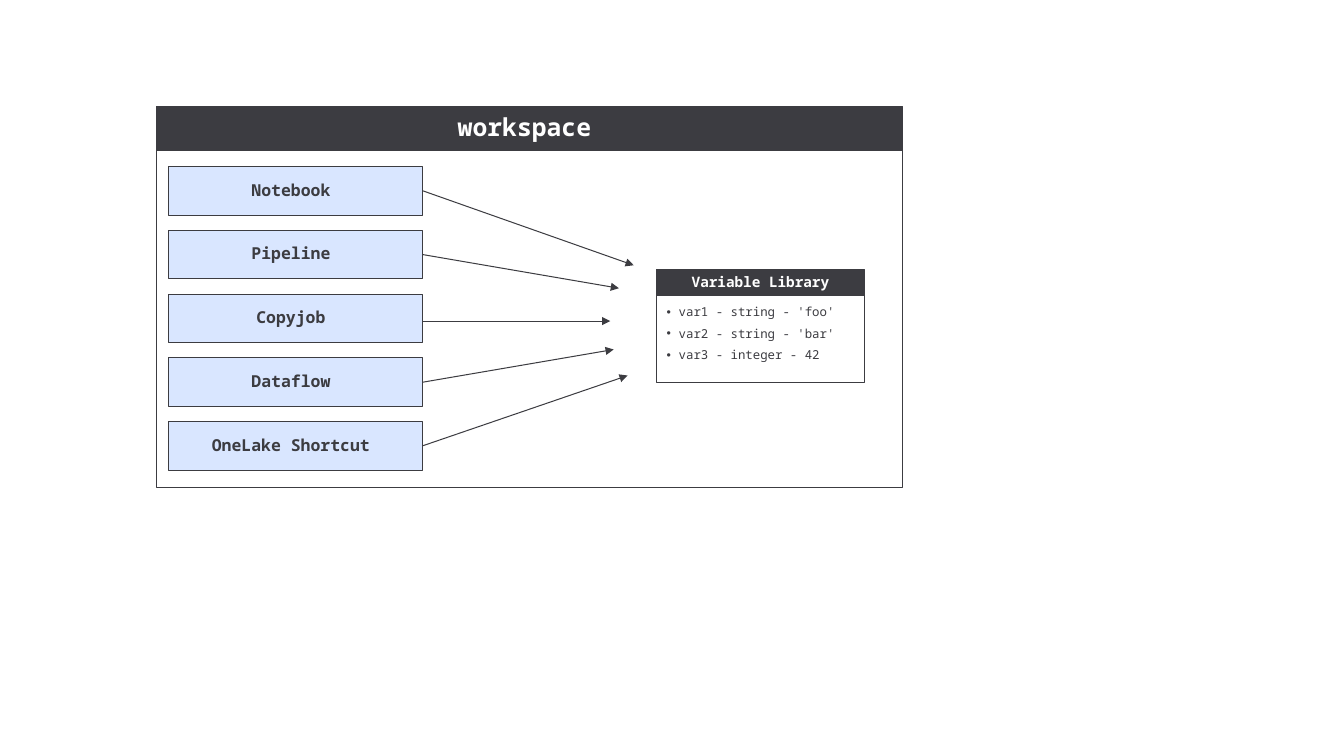
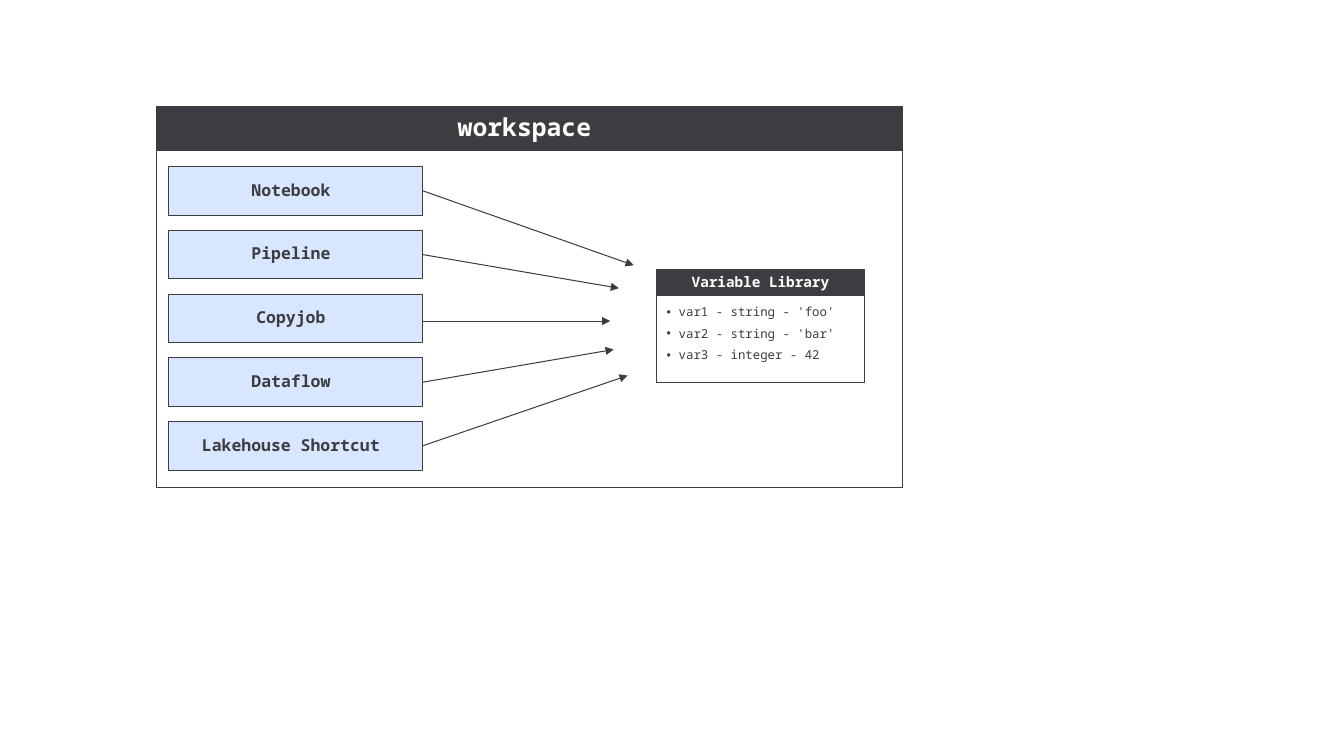
Before and after one commit to FabricDevCamp/fabric-cicd-whitepaper, a slide deck: slide 21 of pptx/Part 1 - Overview of Fabric CICD.pptx (slide 27 before the commit). Drawn at 1344x756 pixels with LibreOffice and Linux fonts; fonts in the diff are those of the drawing. Boxes give left, top, right and bottom in pixels: in the first picture for what was removed or moved away, otherwise in the second. Text is boxed around its words. In the diff, an @@ line names an element or a change of style, - is before the commit and + after.

```diff
--- a/pptx/Part 1 - Overview of Fabric CICD.pptx
+++ b/pptx/Part 1 - Overview of Fabric CICD.pptx
@@ text in rectangle at (x1=202, y1=438, x2=380, y2=451): text changed @@
-OneLake Shortcut
+Lakehouse Shortcut
```
Also in this commit, not shown: 9 other slides changed, 31 slides added, 7 slides removed, 5 other files.
